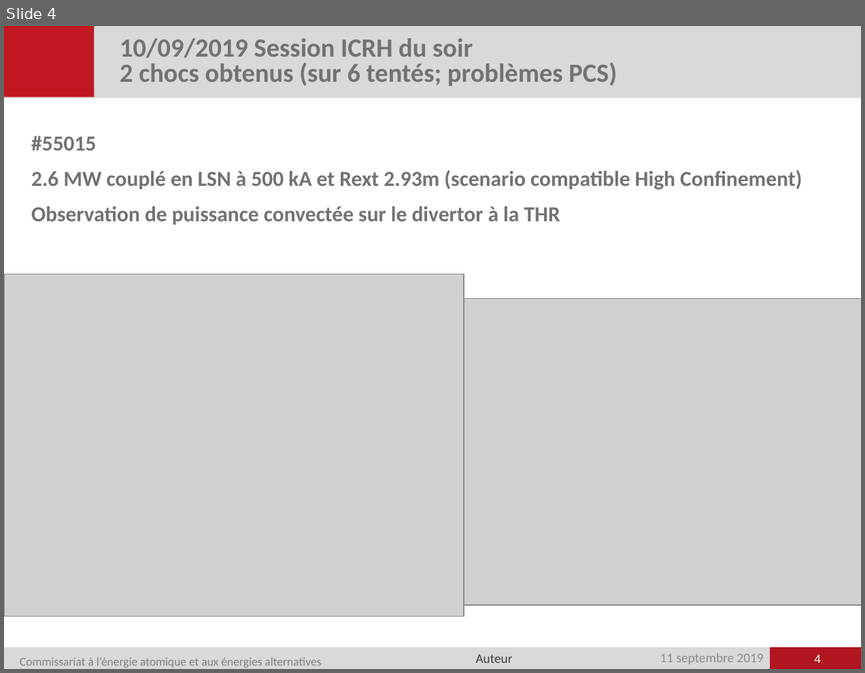
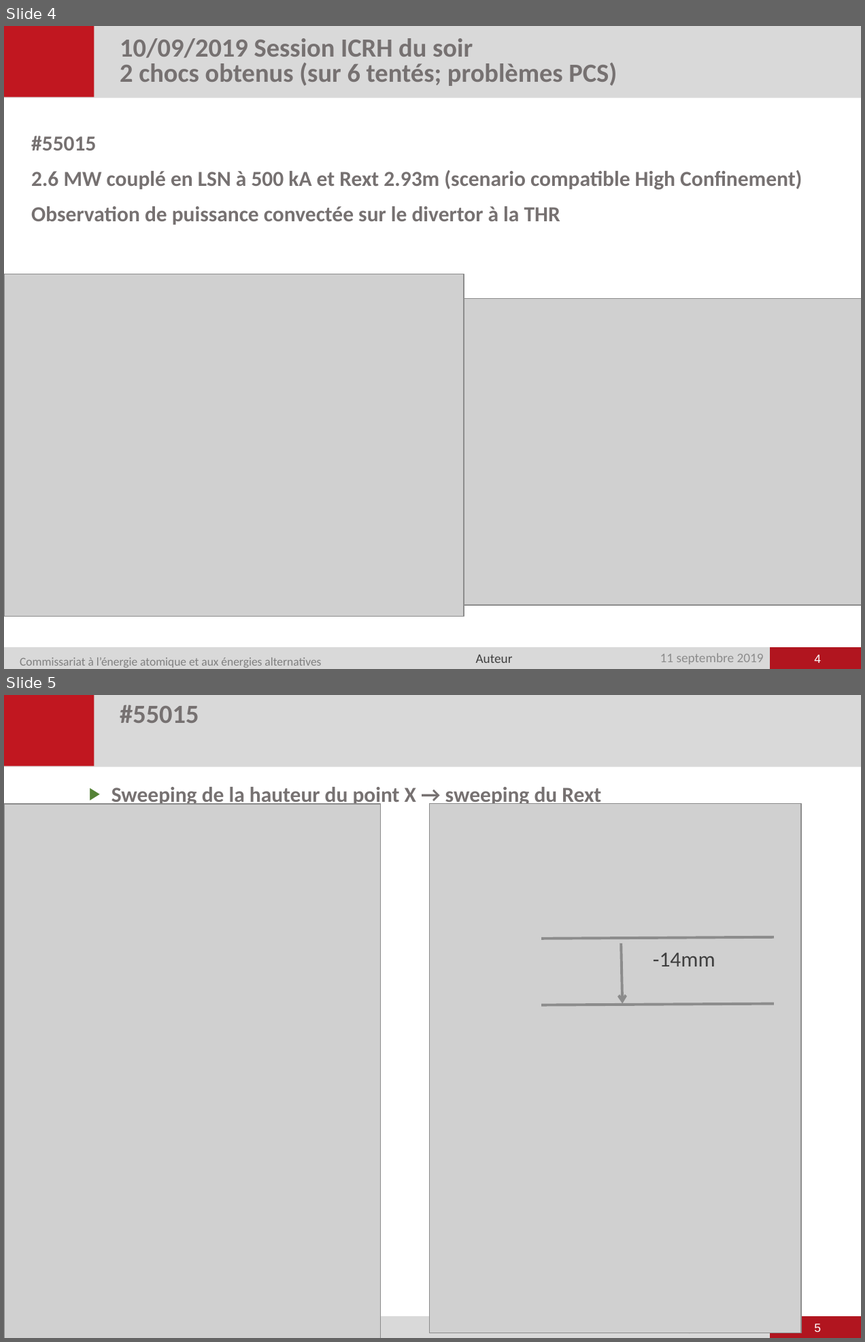
Before and after one commit to jhillairet/WEST_C4, a slide deck: presentations/WEST_IC_week37.pptx. Shown one above the other, each under a label of ours: slide 4 before the commit, slides 4 and 5 after it. The pictures are 865x673 and 865x1342 pixels, drawn with LibreOffice and Linux fonts; fonts in the diff are those of the drawing; grey boxes stand for pictures; background and template pictures are left out. Boxes give left, top, right and bottom in pixels: in the first picture for what was removed or moved away, otherwise in the second. Text is boxed around its words. In the diff, an @@ line names an element or a change of style, - is before the commit and + after.

```diff
--- a/presentations/WEST_IC_week37.pptx
+++ b/presentations/WEST_IC_week37.pptx
@@ slide 5 added at (4,695,861,1338), background #FFFFFF; not listed: 7 template elements that a slide beside it also shows @@
@@ title added at (120,705,198,723), 22 pt, text #767171, bold @@
+#55015
@@ text added at (111,787,601,807), 18 pt, text #767171, bold @@
+▶ Sweeping de la hauteur du point X → sweeping du Rext
@@ picture added at (4,804,380,1338) @@
@@ picture added at (429,804,801,1332) @@
@@ line added from (541, 938) to (773, 936), #8C8C8C 2.25 pt @@
@@ arrow added from (621, 943) to (623, 1004), #8C8C8C 2.25 pt @@
@@ text added at (653,953,715,966), 18 pt, text #3F3F3F @@
+-14mm
@@ line added from (541, 1005) to (773, 1004), #8C8C8C 2.25 pt @@
@@ page number added at (814,1323,821,1331), 10 pt, text #FFFFFF @@
+5
```
Also in this commit, not shown: 4 other slides added, 1 other file.
